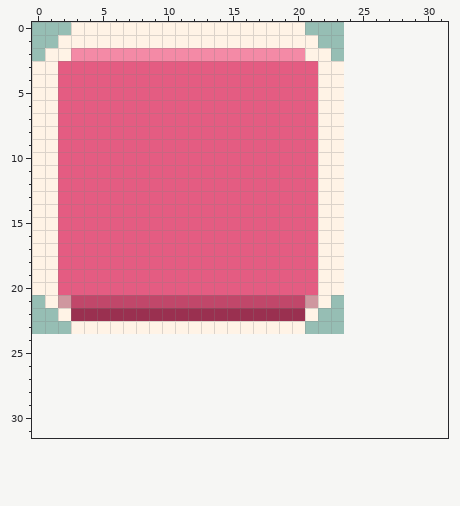
Two states of a pixel-art file, assets/source/aseprite/ui_button_hover.aseprite. The picture above was drawn from the file before the commit.
24x24 pixels, 1 frame. The old version is drawn lined up with the new one, on the new canvas.
After:
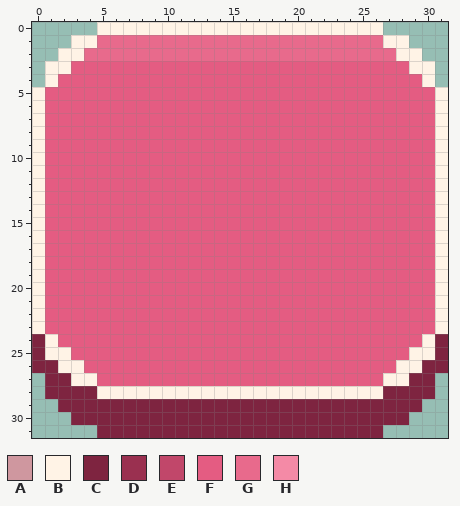
Palette (. is transparent): A #cf979f  B #fff3e6  C #7e2440  D #9a3050  E #c1476a  F #e45c82  G #e86a8c  H #f48aa6
Edits made:
canvas 24x24 -> 32x32
Colour B is added in row 0 at x 21 to 26; in row 1 at x 27 to 28; in row 2 at x 28 to 29; in row 3 at x 29 to 30; in row 4 at x 30; in rows 5 to 20 at x 31.
Colour B is added in rows 21 to 23 at x 0 and 31; in row 24 at x 1 and 30; in row 25 at x 1 to 2 and 29 to 30; in row 26 at x 2 to 3 and 28 to 29; in row 27 at x 3 to 4 and 27 to 28; in row 28 at x 5 to 26.
Colour B replaces colour F in row 3 at x 2.
Colour B replaces colour H in row 2 at x 3.
Colour C is added in rows 24 to 25 at x 0 and 31; in row 26 at x 0 to 1 and 30 to 31; in row 27 at x 1 to 2 and 29 to 30; in row 28 at x 1 to 4 and 27 to 30; in row 29 at x 2 to 29; in row 30 at x 3 to 28.
Colour C is added in row 31 at x 5 to 26.
Colour F is added in row 3 at x 24 to 28; in row 4 at x 24 to 29; in rows 5 to 20 at x 24 to 30; in row 21 at x 23 to 30; in row 22 at x 1 and 22 to 30; in row 23 at x 1 to 2 and 21 to 30.
Colour F is added in row 24 at x 2 to 29; in row 25 at x 3 to 28; in row 26 at x 4 to 27; in row 27 at x 5 to 26.
Colour F replaces colour A in row 21 at x 2 and 21.
Colour F replaces colour B in rows 3 to 4 at x 22 to 23; in rows 5 to 20 at x 1 and 22 to 23; in row 21 at x 1 and 22; in row 22 at x 2 and 21; in row 23 at x 3 to 20.
Colour F replaces colour D in row 22 at x 3 to 20.
Colour F replaces colour E in row 21 at x 3 to 20.
Colour G is added in row 1 at x 22 to 26; in row 2 at x 23 to 27.
Colour G replaces colour B in row 1 at x 5 to 21; in row 2 at x 21 to 22.
Colour G replaces colour H in row 2 at x 4 to 20.
Colour B is gone in row 0 at x 3 to 4; in row 1 at x 2; in row 2 at x 1; in rows 3 to 4 at x 0.
